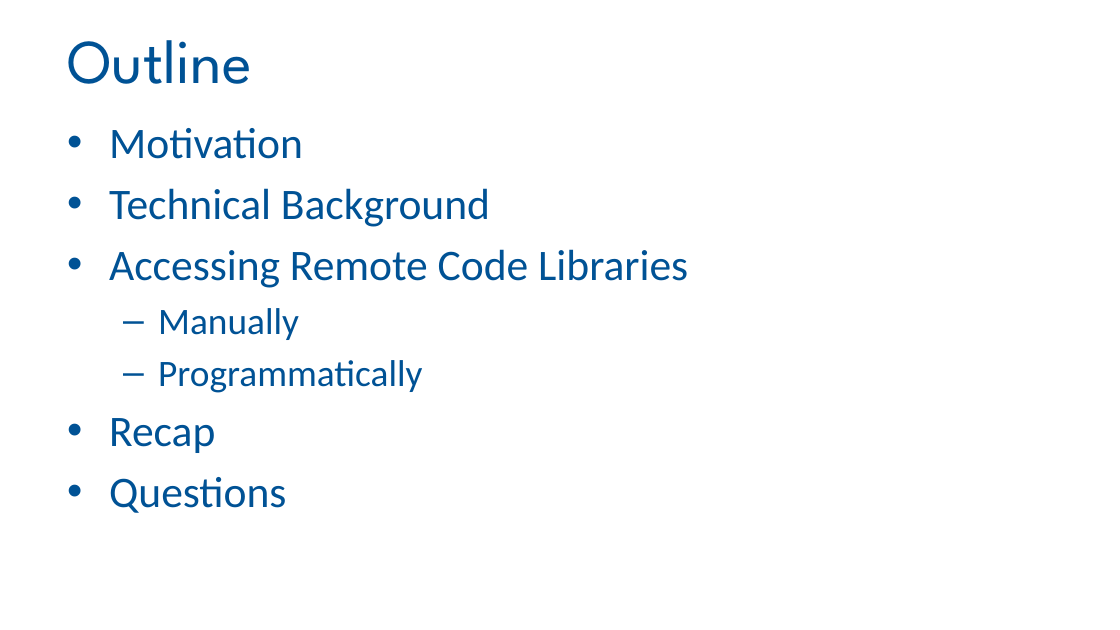
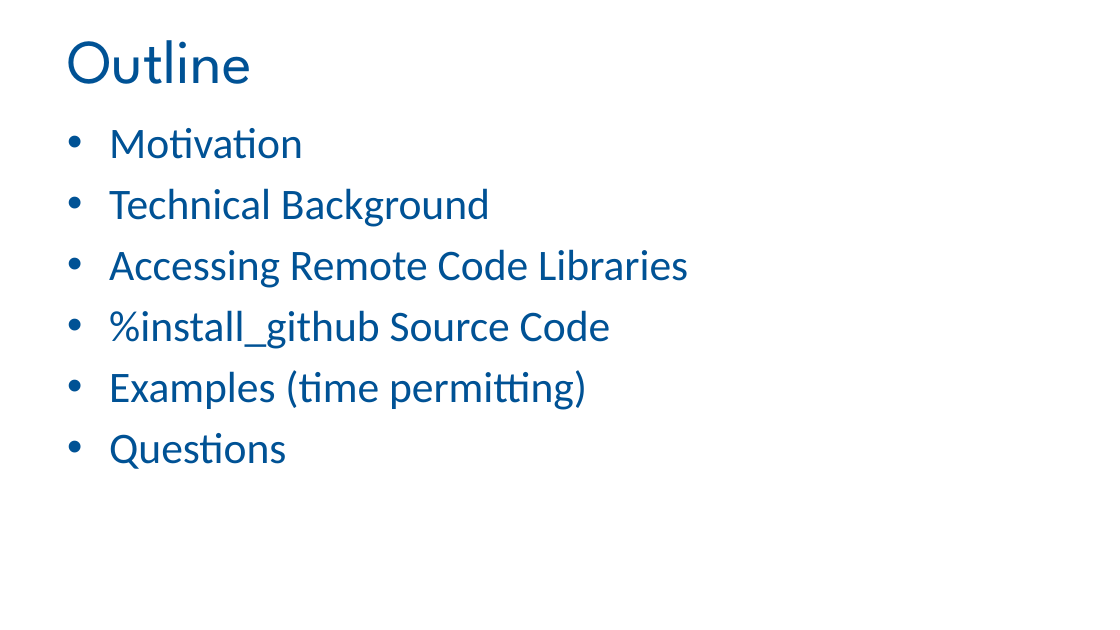
Before and after one commit to RhoInc/sas-install-github, a slide deck: slide 2 of docs/CT06.pptx. Drawn at 1120x630 pixels with LibreOffice and Linux fonts; fonts in the diff are those of the drawing; background and template pictures are left out. Boxes give left, top, right and bottom in pixels: in the first picture for what was removed or moved away, otherwise in the second. Text is boxed around its words. In the diff, an @@ line names an element or a change of style, - is before the commit and + after.

```diff
--- a/docs/CT06.pptx
+++ b/docs/CT06.pptx
@@ text at [109, 310, 611, 410]: text changed; size 24 to 28 pt @@
-  – Manually
-  – Programmatically
-• Recap
+• %install_github Source Code
+• Examples (time permitting)
```
Also in this commit, not shown: 5 other slides changed, 2 slides added.
